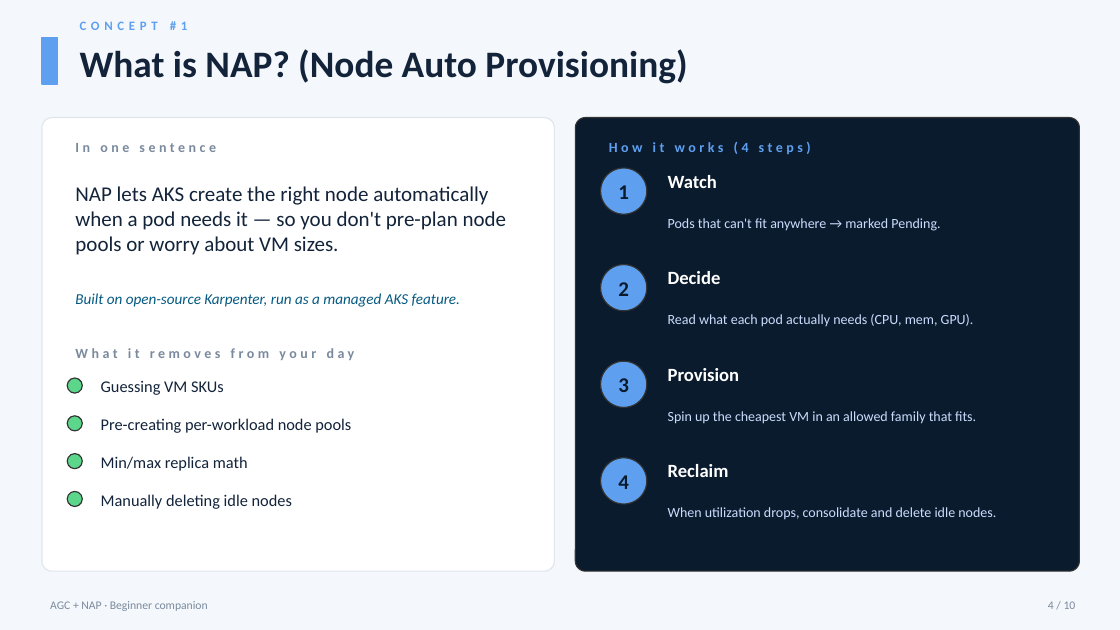
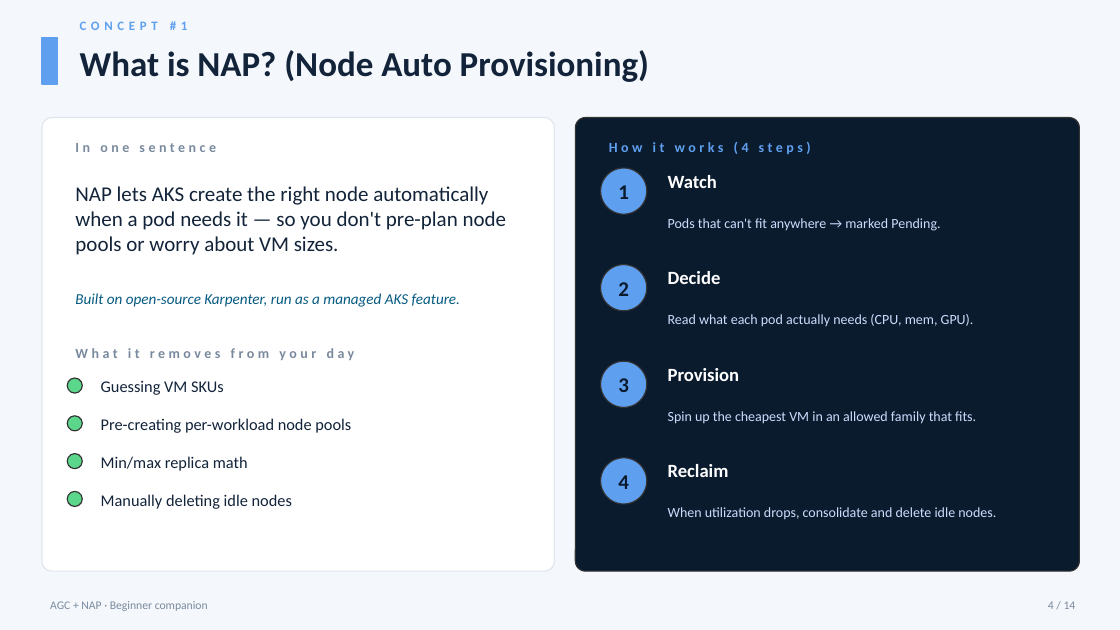
Before and after one commit to Vyshnavi-MSFT/nap-agc-demo, a slide deck: slide 4 of docs/AGC-NAP-Beginner-Deck.pptx. Drawn at 1120x630 pixels with LibreOffice and Linux fonts; fonts in the diff are those of the drawing. Boxes give left, top, right and bottom in pixels: in the first picture for what was removed or moved away, otherwise in the second. Text is boxed around its words. In the diff, an @@ line names an element or a change of style, - is before the commit and + after.

```diff
--- a/docs/AGC-NAP-Beginner-Deck.pptx
+++ b/docs/AGC-NAP-Beginner-Deck.pptx
@@ text "What is NAP? (Node Auto ..." at <box>80,50,649,82</box>: size 32 to 30 pt @@
@@ text at <box>1048,601,1076,609</box>: text changed @@
-4 / 10
+4 / 14
```
Also in this commit, not shown: 7 other slides changed, 4 slides added.
